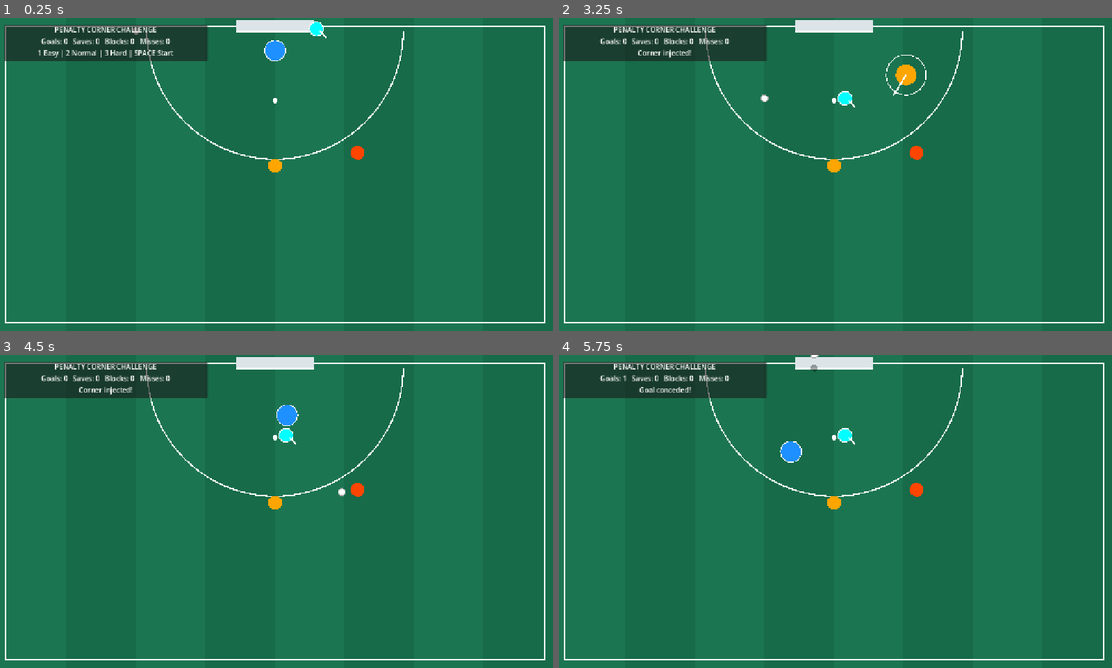
Above: before the commit, frames 1-4 (two rows, left to right).
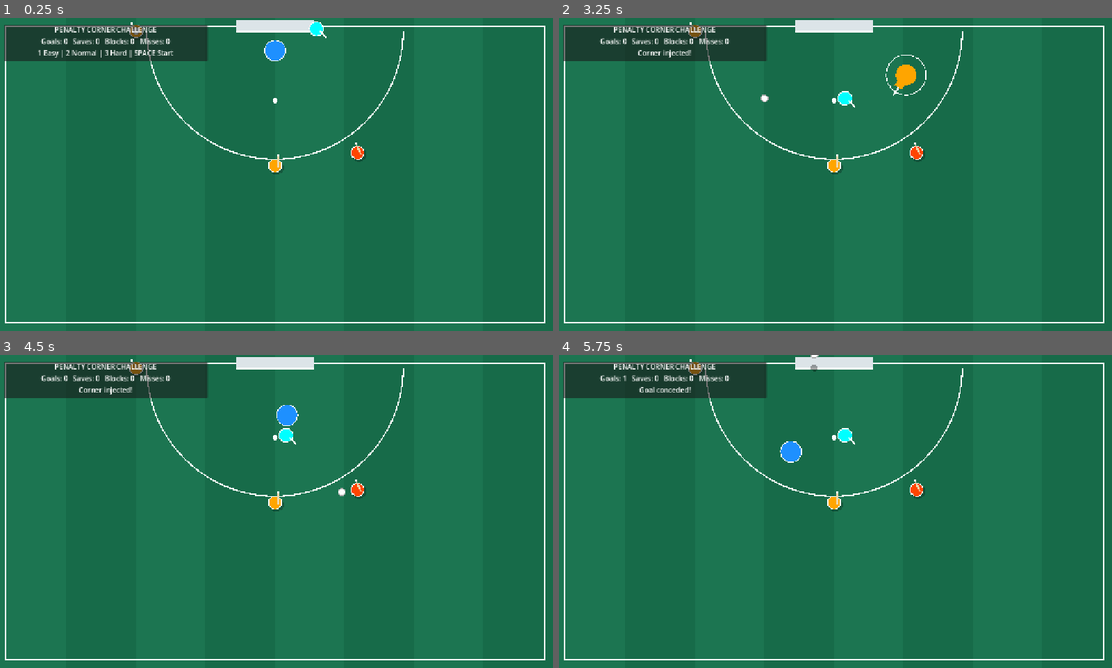
Above: after the commit, the same moments.

Repository: affarf/penalty-corner-challenge
Game: Godot game, scene res://main.tscn
The game is run twice, just before and just after one commit, with the same random seed, the same clock (stepped at 60 frames per second) and the same inputs.
Inputs (mouse positions are in pixels of both pictures, inside the frame that each line leads up to):
- Up to frame 1 (0.25 s): no input
- Up to frame 2 (3.25 s): tap Enter at 0.5 s; move the mouse to (957, 158) at 0.52 s; hold D (move_right) 0.53-1.28 s; hold Right mouse button (dive) 0.53-1.28 s; tap Space at 0.77, 1.52, 2.75, 3.02 s; move the mouse to (724, 190) at 1.27 s; hold S (move_down) 1.28-2.03 s; right-click (724, 190) at 1.35 s; move the mouse to (890, 105) at 2.02 s; hold D (move_right) 2.03-2.78 s; hold Right mouse button (dive) 2.03-2.78 s; tap R at 2.1 s; move the mouse to (807, 237) at 2.77 s; hold W (move_up) from 2.78 s (still down); tap 1 at 2.85 s; right-click (807, 237) at 3.05 s
- Up to frame 3 (4.5 s): move the mouse to (442, 558) at 3.52 s; release W (move_up) at 3.53 s; hold Right mouse button (dive) 3.53-4.28 s; hold A (move_left) from 3.53 s (still down); tap 2 at 3.6 s; tap Space at 3.77 s; move the mouse to (110, 464) at 4.27 s; tap 3 at 4.35 s
- Up to frame 4 (5.75 s): tap Space at 4.52 s; right-click (669, 464) at 4.55 s; move the mouse to (863, 511) at 5.02 s; release A (move_left) at 5.03 s; hold S (move_down) from 5.03 s (still down); hold Right mouse button (dive) from 5.03 s (still down)

The runs differ from the first frame. In frame 1, 0.2% of the frame differs, in the area x 23-67%, y 1-50%; in frame 2, 0.2%; in frame 3, 0.2%; in frame 4, 0.2%.

Commit message:
Add fake shot routine, attacker visuals and difficulty settings

Diff:
--- /dev/null
+++ b/attackers_visuals.gd
@@ -0,0 +1,102 @@
+
+extends Node2D
+
+const INJECTOR_POS := Vector2(320, 30)
+const STOPPER_POS := Vector2(640, 340)
+const SLIP_POS := Vector2(830, 310)
+
+@onready var ball: CornerBall = \
+	get_parent().get_node("Ball") as CornerBall
+
+var animation_time: float = 0.0
+
+
+func _process(delta: float) -> void:
+	animation_time += delta
+	queue_redraw()
+
+
+func _draw() -> void:
+	draw_attacker(
+		INJECTOR_POS,
+		Color.ORANGE,
+		-0.7
+	)
+
+	var swing_angle: float = 0.0
+
+	if ball.phase == CornerBall.Phase.FAKING:
+		# A quick, exaggerated stick swing.
+		var fake_progress: float = 1.0 - \
+			ball.fake_timer / 0.65
+
+		swing_angle = sin(
+			fake_progress * PI
+		) * 1.6
+
+	elif ball.phase == CornerBall.Phase.STOPPED:
+		# Subtle preparation before shooting.
+		swing_angle = sin(
+			animation_time * 6.0
+		) * 0.18
+
+	draw_attacker(
+		STOPPER_POS,
+		Color.ORANGE,
+		swing_angle
+	)
+
+	draw_attacker(
+		SLIP_POS,
+		Color.ORANGE_RED,
+		-0.4
+	)
+
+
+func draw_attacker(
+	center: Vector2,
+	shirt_color: Color,
+	stick_angle: float
+) -> void:
+	# Player shadow
+	draw_circle(
+		center + Vector2(3, 4),
+		17.0,
+		Color(0, 0, 0, 0.25)
+	)
+
+	# Player body
+	draw_circle(
+		center,
+		15.0,
+		shirt_color
+	)
+
+	draw_arc(
+		center,
+		15.0,
+		0.0,
+		TAU,
+		32,
+		Color.WHITE,
+		2.0
+	)
+
+	# Stick rotates around the player.
+	var stick_start := center + Vector2(8, 5)
+
+	var stick_end := stick_start + \
+		Vector2(0, -29).rotated(stick_angle)
+
+	draw_line(
+		stick_start,
+		stick_end,
+		Color("#EED7AC"),
+		4.0
+	)
+
+	draw_circle(
+		stick_end,
+		3.0,
+		Color.WHITE
+	)
--- a/ball.gd
+++ b/ball.gd
@@ -1,6 +1,5 @@
-
+class_name CornerBall
 extends Node2D
-
 
 enum Phase {
 	READY,
@@ -78,7 +77,6 @@
 @onready var runner: DefensiveRunner = \
 	get_parent().get_node("DefensiveRunner") as DefensiveRunner
 
-
 func _ready() -> void:
 	position = INJECT_POSITION
 	queue_redraw()
--- a/goalkeeper.gd
+++ b/goalkeeper.gd
@@ -215,6 +215,28 @@
 			4.0
 		)
 
+	if state == State.DIVING:
+		# Draw a long body shape in the dive direction.
+		var forward: Vector2 = dive_direction.normalized()
+		var sideways: Vector2 = Vector2(
+			-forward.y,
+			forward.x
+		)
+
+		var body_points := PackedVector2Array([
+			forward * 34.0 + sideways * 10.0,
+			forward * 34.0 - sideways * 10.0,
+			-forward * 10.0 - sideways * 10.0,
+			-forward * 10.0 + sideways * 10.0
+		])
+
+		draw_colored_polygon(
+			body_points,
+			Color.ORANGE
+		)
+
+
+
 
 func can_block_ball(ball_position: Vector2) -> bool:
 	if not can_save():
--- a/main.tscn
+++ b/main.tscn
@@ -5,18 +5,22 @@
 [ext_resource type="PackedScene" uid="uid://d1ywy2ww7cesp" path="res://ball.tscn" id="3_h2yge"]
 [ext_resource type="PackedScene" uid="uid://4hvo5fklnn6y" path="res://defensive_runner.tscn" id="4_1bvp3"]
 [ext_resource type="Script" uid="uid://dpbycla0w203i" path="res://hud.gd" id="5_lquwl"]
+[ext_resource type="Script" uid="uid://ddf61w87dhmqm" path="res://attackers_visuals.gd" id="6_7mycd"]
 
 [node name="Main" type="Node2D" unique_id=1500434153]
 
 [node name="Pitch" type="Node2D" parent="." unique_id=1449575496]
 script = ExtResource("2_1bvp3")
 
+[node name="AttackersVisuals" type="Node2D" parent="." unique_id=837210081]
+script = ExtResource("6_7mycd")
+
+[node name="DefensiveRunner" parent="." unique_id=1409312240 instance=ExtResource("4_1bvp3")]
+
 [node name="Goalkeeper" parent="." unique_id=937516802 instance=ExtResource("1_ig7tw")]
 position = Vector2(640, 75)
 
 [node name="Ball" parent="." unique_id=1776875399 instance=ExtResource("3_h2yge")]
 
-[node name="DefensiveRunner" parent="." unique_id=1409312240 instance=ExtResource("4_1bvp3")]
-
 [node name="HUD" type="CanvasLayer" parent="." unique_id=1482612715]
 script = ExtResource("5_lquwl")
--- a/pitch.gd
+++ b/pitch.gd
@@ -64,17 +64,3 @@
 		6.0,
 		Color.WHITE
 	)
-
-
-	# Attacking players (temporary markers)
-	draw_circle(
-		Vector2(640, 340),
-		16.0,
-		Color.ORANGE
-	)
-
-	draw_circle(
-		Vector2(830, 310),
-		16.0,
-		Color.ORANGE_RED
-	)
Not shown, added: attackers_visuals.gd.uid
